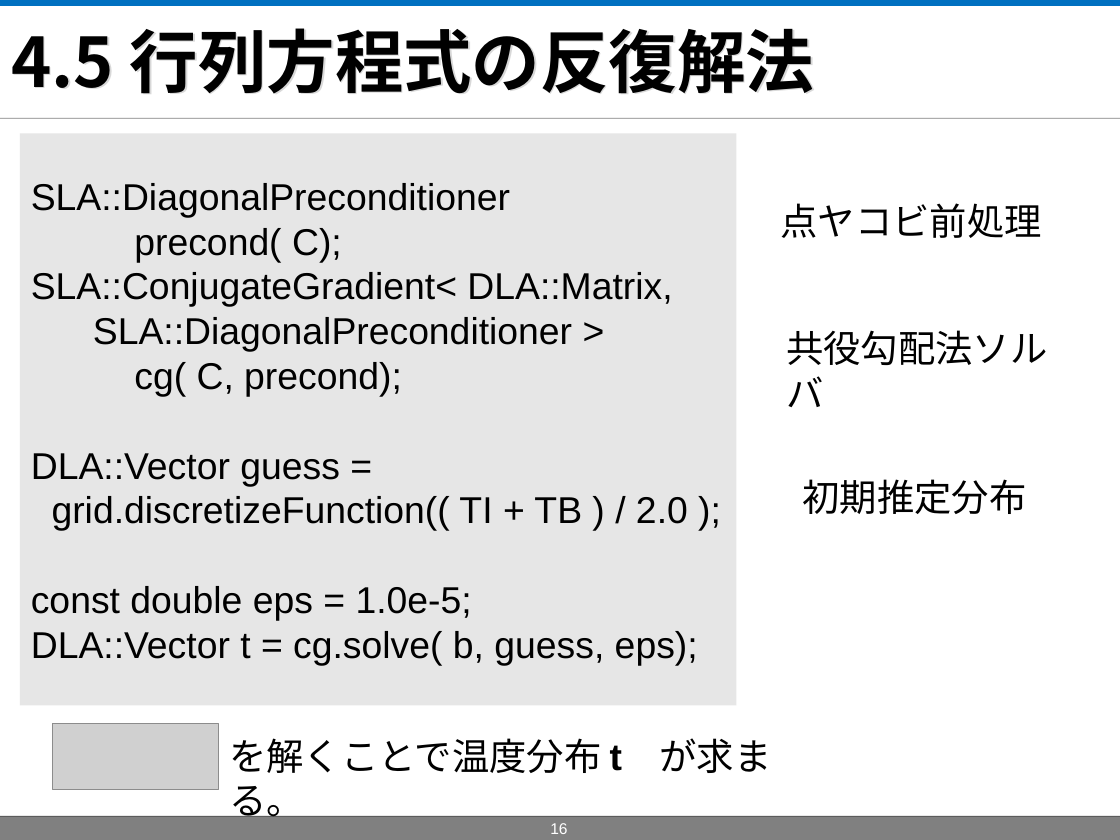
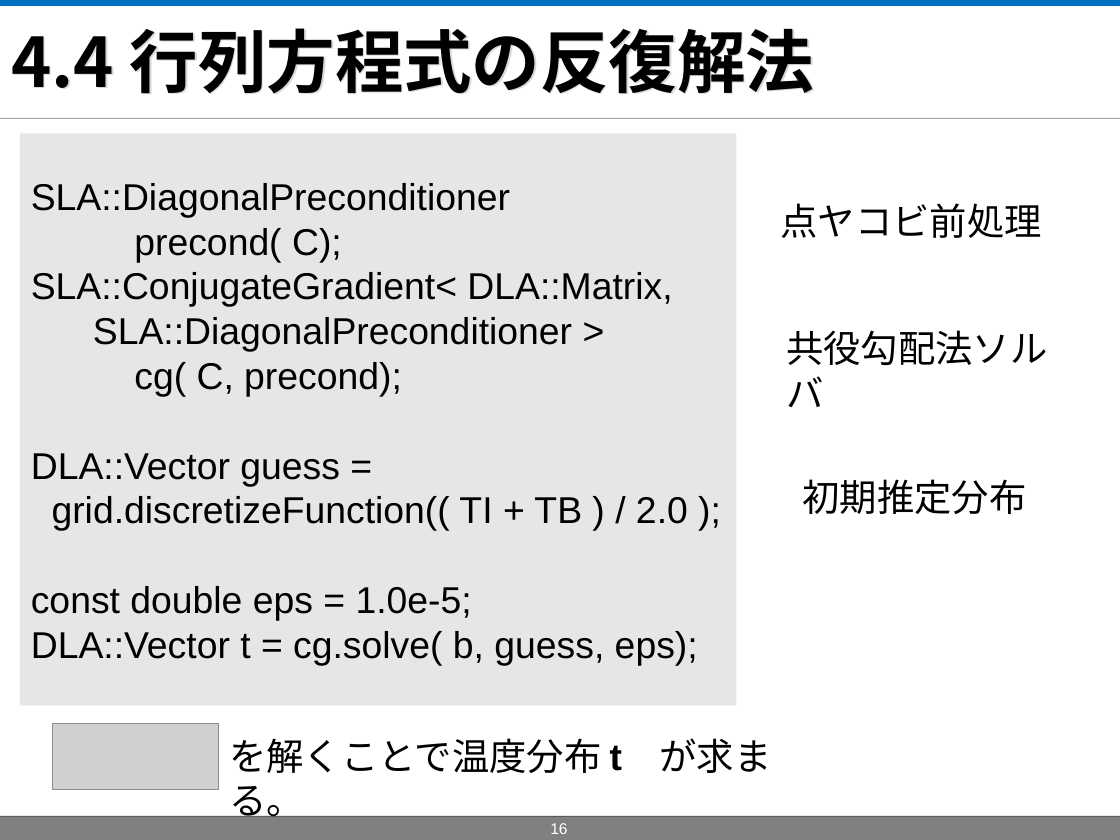
Before and after one commit to masa-ito/ProtoToPoisson, a slide deck: slide 16 of doc/第57回プログラミング・シンポジウム/presentationAtJaxaOn10Dec2015/ProtoFVM_PresentationAtJaxaOn10Dec2015.ppt. Drawn at 1120x840 pixels with LibreOffice and Linux fonts; fonts in the diff are those of the drawing; grey boxes stand for pictures; background and template pictures are left out. Boxes give left, top, right and bottom in pixels: in the first picture for what was removed or moved away, otherwise in the second. Text is boxed around its words. In the diff, an @@ line names an element or a change of style, - is before the commit and + after.

```diff
--- a/doc/第57回プログラミング・シンポジウム/presentationAtJaxaOn10Dec2015/ProtoFVM_PresentationAtJaxaOn10Dec2015.ppt
+++ b/doc/第57回プログラミング・シンポジウム/presentationAtJaxaOn10Dec2015/ProtoFVM_PresentationAtJaxaOn10Dec2015.ppt
@@ title at (11, 28, 814, 94): text changed @@
-4.5 行列方程式の反復解法
+4.4 行列方程式の反復解法
```
Also in this commit, not shown: 2 other slides changed.
